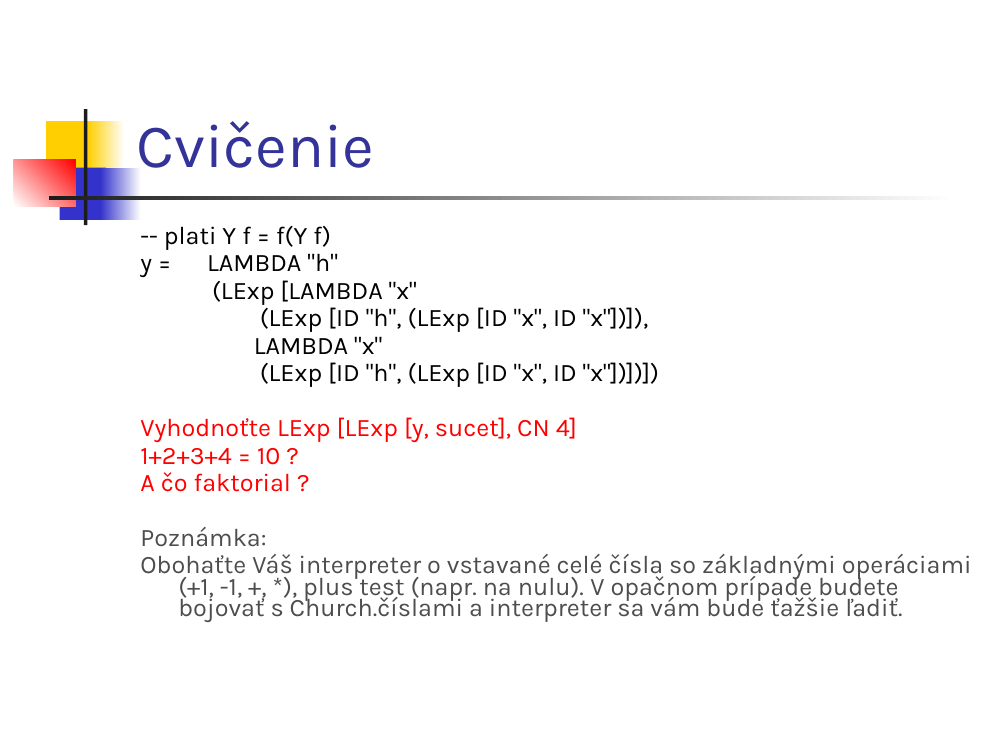
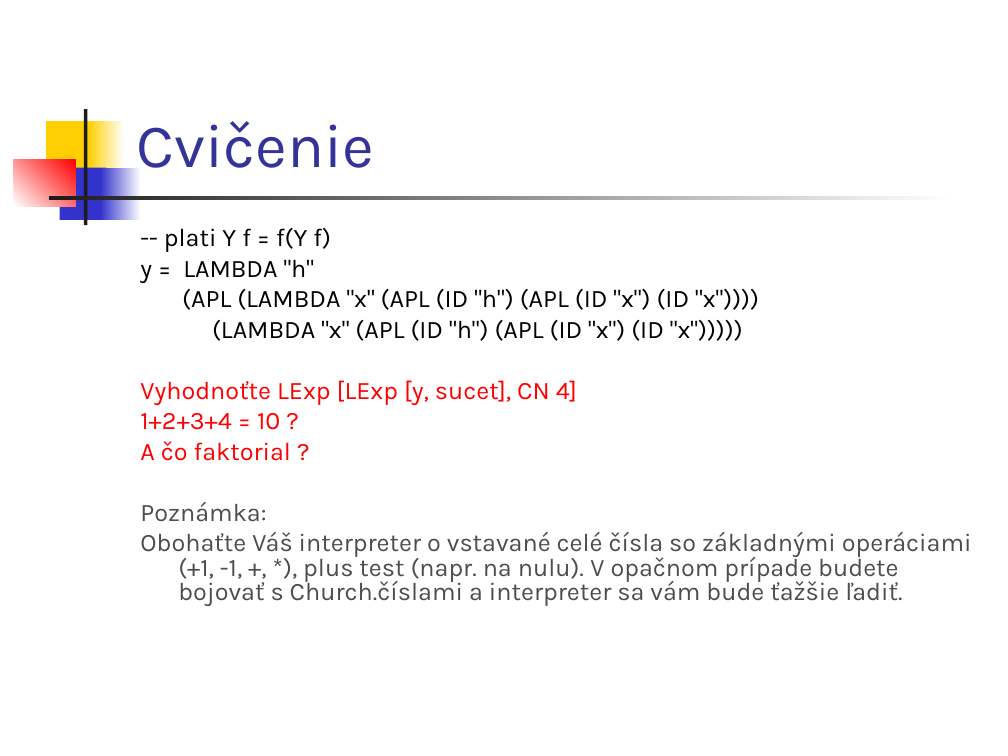
Before and after one commit to Funkcionalne/Prednasky, a slide deck: slide 23 of 06/06_fpro.ppt (slide 33 before the commit). Drawn at 1008x756 pixels with LibreOffice and Linux fonts; fonts in the diff are those of the drawing. Boxes give left, top, right and bottom in pixels: in the first picture for what was removed or moved away, otherwise in the second. Text is boxed around its words. In the diff, an @@ line names an element or a change of style, - is before the commit and + after.

```diff
--- a/06/06_fpro.ppt
+++ b/06/06_fpro.ppt
@@ text at (x1=140, y1=228, x2=972, y2=606): line spacing 0.7 to 0.8 @@
@@ text at (x1=182, y1=289, x2=759, y2=341): text changed @@
-(LExp [LAMBDA "x"
-(LExp [ID "h", (LExp [ID "x", ID "x"])]),
-LAMBDA "x"
-(LExp [ID "h", (LExp [ID "x", ID "x"])])])
+(APL (LAMBDA "x" (APL (ID "h") (APL (ID "x") (ID "x"))))
+(LAMBDA "x" (APL (ID "h") (APL (ID "x") (ID "x")))))
```
Also in this commit, not shown: 8 other slides changed, 8 slides removed, 1 other file.
